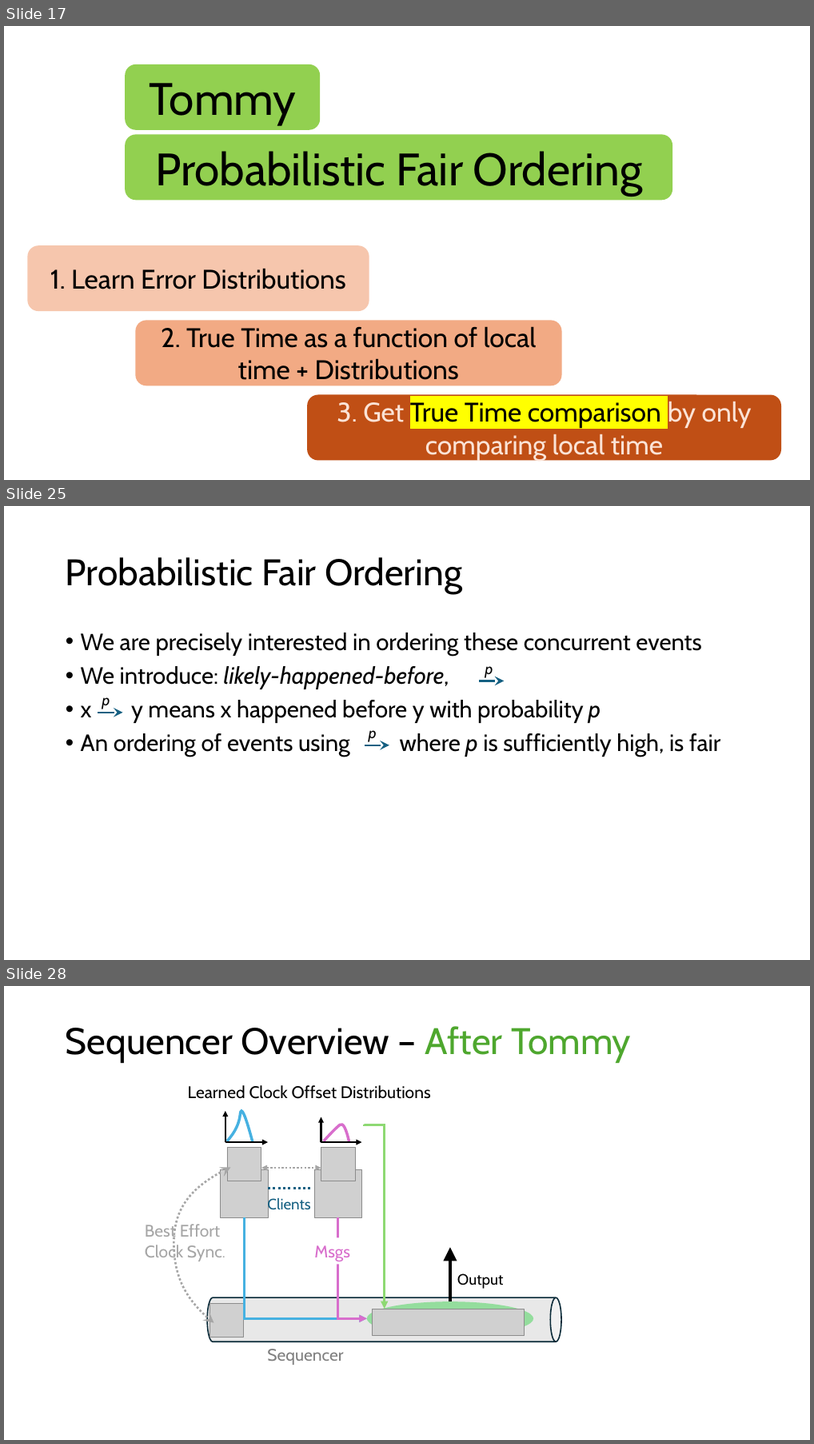
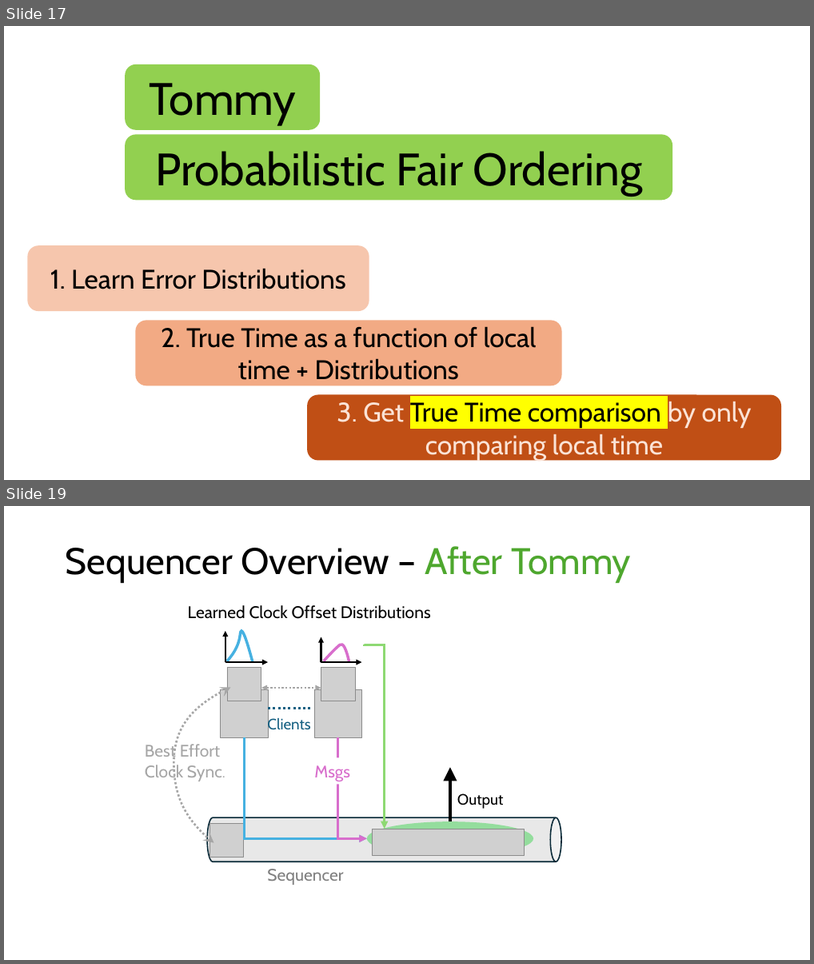
Before and after one commit to HaseebLUMS/Onyx-Presentation, a slide deck: tommy_hotnets_v2.pptx. Shown one above the other, each under a label of ours: slides 17, 25 and 28 before the commit, slides 17 and 19 after it; the slides between them are not shown. The pictures are 814x1444 and 814x964 pixels, drawn with LibreOffice and Linux fonts; fonts in the diff are those of the drawing; grey boxes stand for pictures. Boxes give left, top, right and bottom in pixels: in the first picture for what was removed or moved away, otherwise in the second. Text is boxed around its words. In the diff, an @@ line names an element or a change of style, - is before the commit and + after.

```diff
--- a/tommy_hotnets_v2.pptx
+++ b/tommy_hotnets_v2.pptx
@@ slide 25 removed at [4, 506, 810, 960], background #FFFFFF @@
@@ title removed at [66, 557, 462, 594] @@
-Probabilistic Fair Ordering
@@ text removed at [81, 632, 721, 757] @@
-• We are precisely interested in ordering these concurrent events
-• We introduce: likely-happened-before,
-• x y means x happened before y with probability p
-• An ordering of events using where p is sufficiently high, is fair
@@ text removed at [486, 666, 494, 678] @@
-p
@@ text removed at [102, 697, 110, 709] @@
-p
@@ arrow removed from (479, 681) to (504, 681) @@
@@ arrow removed from (98, 712) to (123, 712) @@
@@ arrow removed from (365, 745) to (390, 745) @@
@@ text removed at [369, 730, 377, 742] @@
-p
@@ what was slide 28 is now slide 19 @@
```
Also in this commit, not shown: 9 slides changed, 7 slides added, 14 other slides removed.
